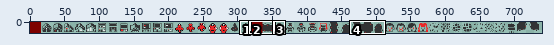
Pixel-art file, stored at src/res/sprites/spritesheet.aseprite. The picture above shows the old version from afar; the outline marks the close-up.
Close-up. Before:
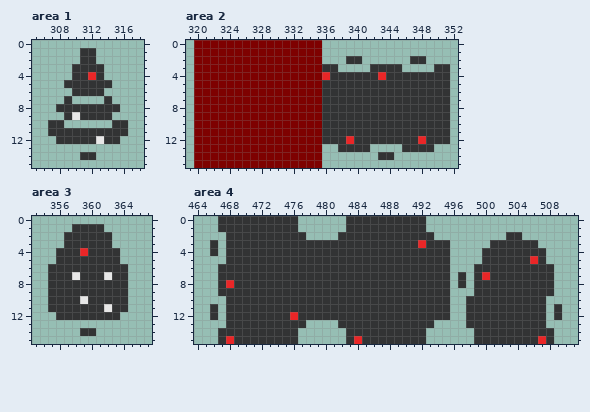
1152x16 pixels, 1 frame. Shown: area 1: x 305..318, y 0..15; area 2: x 319..352, y 0..15; area 3: x 353..367, y 0..15; area 4: x 464..511, y 0..15. The wide view leaves out empty margins. The commit also changed other parts of the picture, which this record leaves out.
And afterwards:
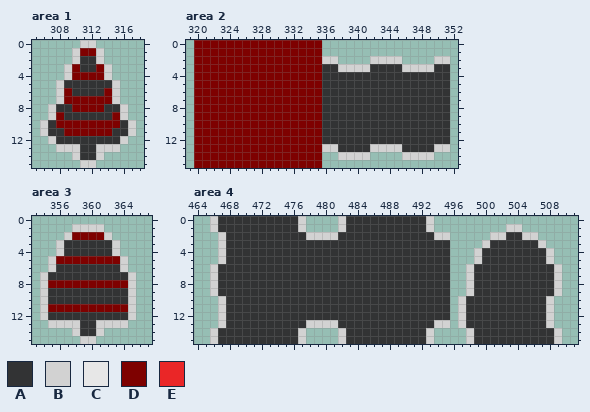
Palette (. is transparent): A #323334  B #d2d2d2  C #e7e7e7  D #7e0100  E #ea2627
The exact change:
Changed rows in their new state; - is an unchanged pixel.
Area 1:
first column x 306:
 0 -----BB-----
 1 ----BDDB----
 2 ----B--B----
 3 ---BD--DB---
 4 ---BDDDDB---
 5 --B------B--
 6 --BD----DB--
 7 --BDDDDDDB--
 8 -B--DDDD--B-
 9 -BD-A----DB-
10 B-DDDDDDDD-B
11 B--DDDDDD--B
12 -B-----A--B-
13 --BBBAABBB--
14 ----B--B----
15 -----BB-----
Area 2:
first column x 336:
 2 BB-..-BBBB-..-BB
 3 --BBBB----BBBB--
 4 A------A--------
first column x 336:
12 ---A--------A---
13 BB----BBBB----BB
14 --BBBB-..-BBBB--
Area 3:
first column x 354:
 1 ----BBBB----
 2 ---BDDDDB---
 3 --B------B--
 4 --B--A---B--
 5 -BDDDDDDDDB-
 6 -B--------B-
 7 B---A---A--B
 8 BDDDDDDDDDDB
 9 B----------B
10 B----A-----B
11 BDDDDDDDDDDB
12 BA--------AB
13 -BBBBAABBBB-
14 ----B--B----
15 -----BB-----
Area 4:
first column x 466:
 0 B----------B----B----------B----------------
 1 B----------B----B----------B---------BB-----
 2 -B----------BBBB------------BB-----BB--BB---
 3 .B------------------------A-------B------B--
 4 .B-------------------------------B--------B-
 5 -B-------------------------------B------A-B-
 6 B-------------------------------B----------B
 7 B------------------------------.B-A--------B
 8 B-A----------------------------.B----------B
 9 B-------------------------------B----------B
10 -B-----------------------------B----------B-
11 .B-----------------------------B----------B.
12 .B--------A--------------------B----------B.
13 -B----------BBBB------------BB-B----------B-
14 B----------B----B----------B----B----------B
15 B-A--------B----B-A--------B----B--------A-B
